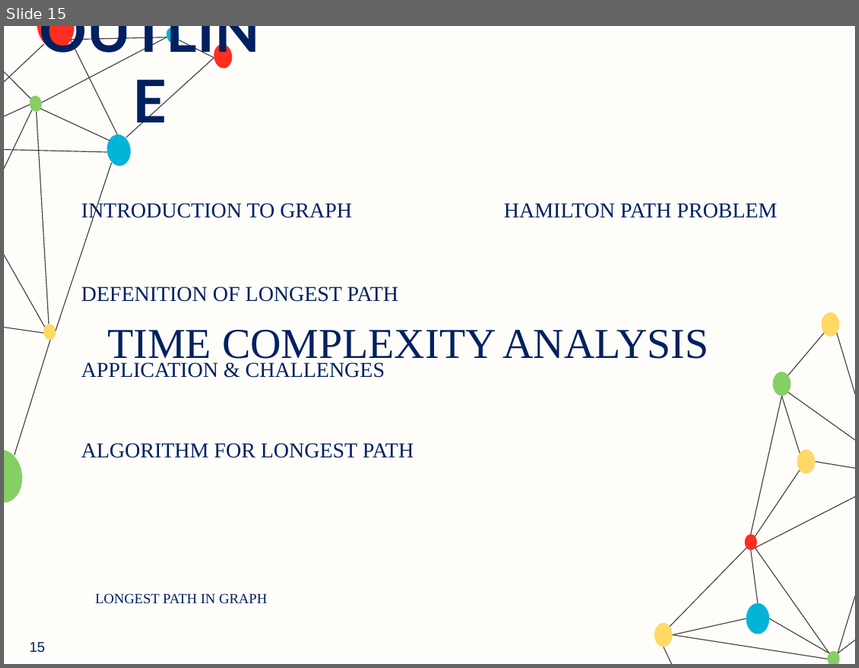
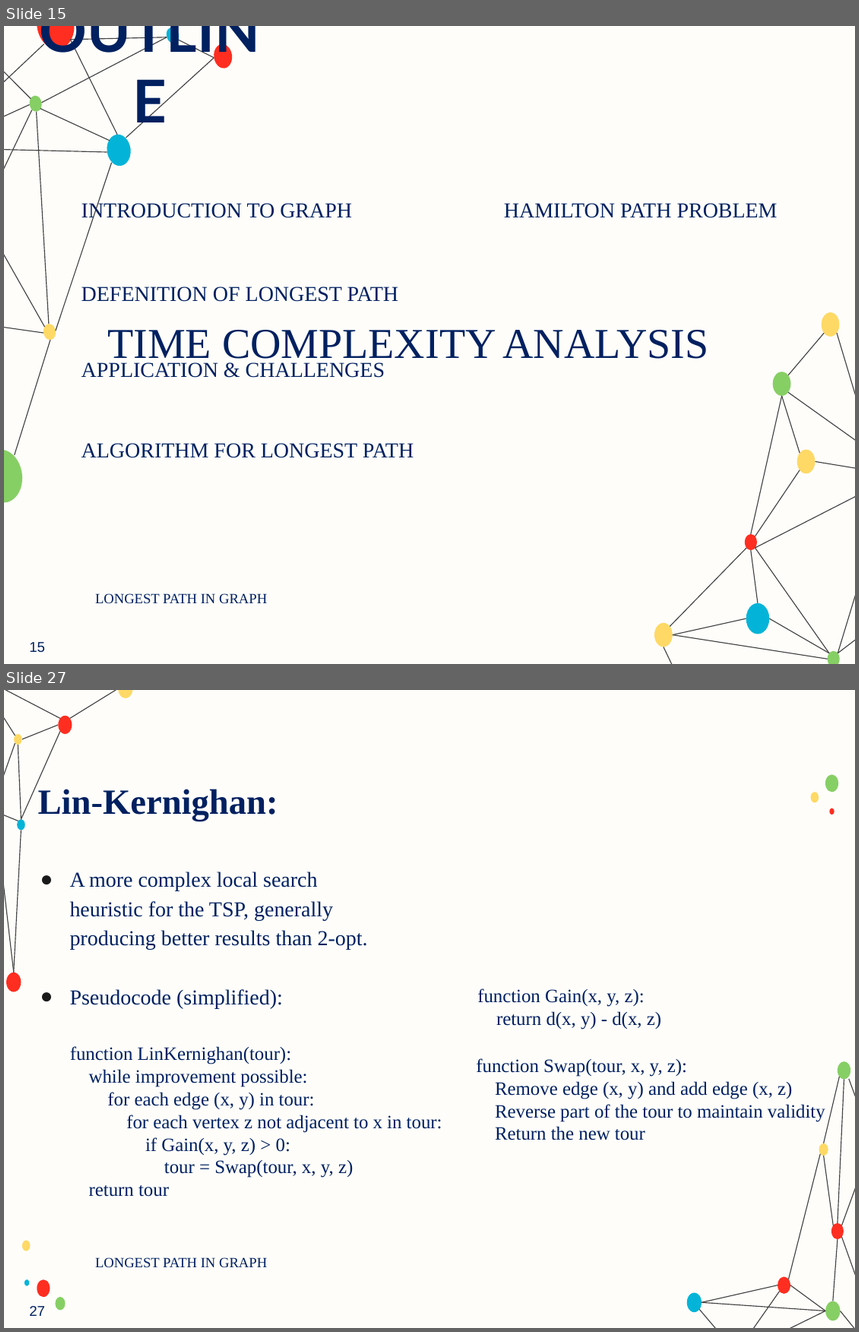
Before and after one commit to ParsaMohammadpour/advanced-algorithm-assignments, a slide deck: presentation/Longest_Path_Problem_in_Graphs.pptx. Shown one above the other, each under a label of ours: slide 15 before the commit, slides 15 and 27 after it; the slides between them are not shown. The pictures are 859x668 and 859x1332 pixels, drawn with LibreOffice and Linux fonts; fonts in the diff are those of the drawing; background and template pictures are left out. Boxes give left, top, right and bottom in pixels: in the first picture for what was removed or moved away, otherwise in the second. Text is boxed around its words. In the diff, an @@ line names an element or a change of style, - is before the commit and + after.

```diff
--- a/presentation/Longest_Path_Problem_in_Graphs.pptx
+++ b/presentation/Longest_Path_Problem_in_Graphs.pptx
@@ slide 27 added at box(4, 690, 855, 1328), background #FEFDFA @@
@@ line added from (22, 739) to (59, 725), #434343 0.75 pt @@
@@ title added at box(38, 789, 278, 821), 30 pt, text #002060, bold @@
+Lin-Kernighan:
@@ group added at box(22, 774, 838, 1310): 7 ellipses @@
@@ text added at box(70, 872, 368, 1008), 18 pt, text #002060 @@
+● A more complex local search heuristic for the TSP, generally producing better results than 2-opt.
+● Pseudocode (simplified):
@@ text added at box(477, 989, 661, 1030), 16 pt, text #002060 @@
+function Gain(x, y, z):
+return d(x, y) - d(x, z)
@@ text added at box(70, 1046, 443, 1197), 16 pt, text #002060 @@
+function LinKernighan(tour):
+while improvement possible:
+for each edge (x, y) in tour:
+for each vertex z not adjacent to x in tour:
+if Gain(x, y, z) > 0:
+tour = Swap(tour, x, y, z)
+return tour
@@ text added at box(476, 1059, 826, 1141), 16 pt, text #002060 @@
+function Swap(tour, x, y, z):
+Remove edge (x, y) and add edge (x, z)
+Reverse part of the tour to maintain validity
+Return the new tour
@@ text added at box(95, 1258, 267, 1268), 12 pt, text #002060 @@
+LONGEST PATH IN GRAPH
@@ group added at box(4, 690, 855, 1328): 24 lines, 11 ellipses @@
@@ page number added at box(29, 1306, 45, 1316), 12 pt, text #002060 @@
+27
```
Also in this commit, not shown: 17 other slides added.
